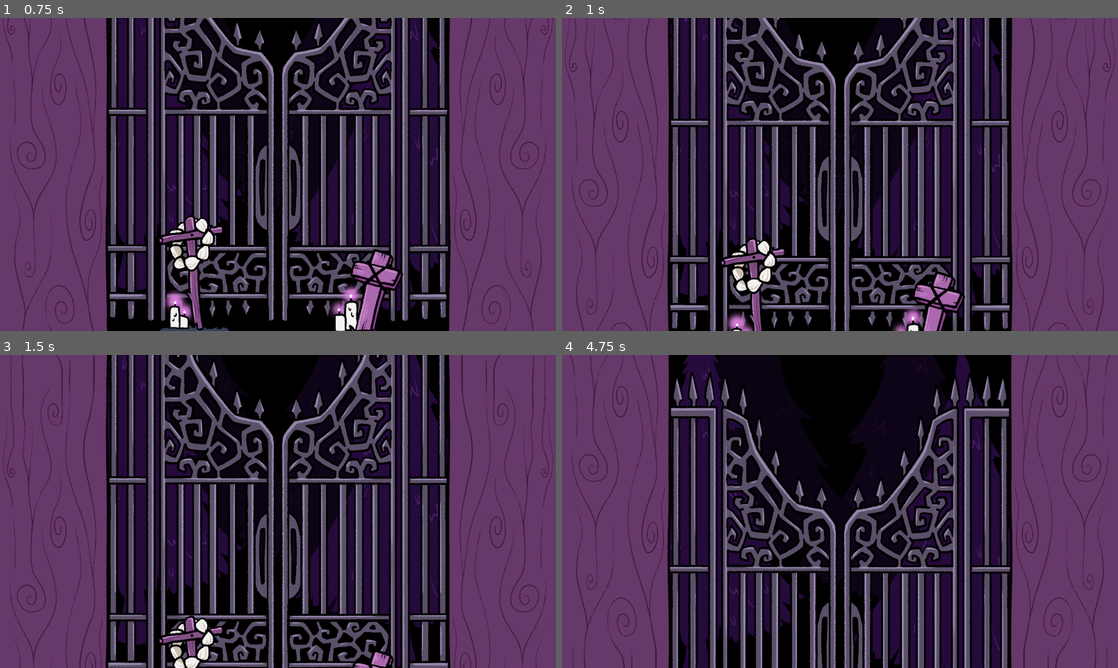
Above: before the commit, frames 1-4 (two rows, left to right).
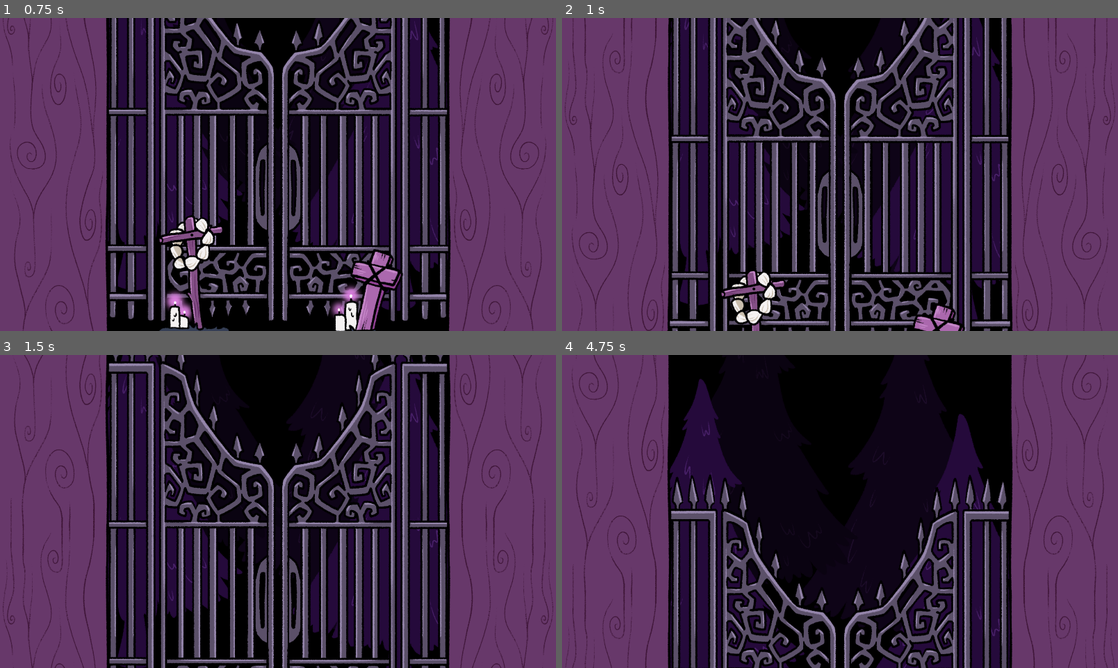
Above: after the commit, the same moments.

Repository: 100-Devs-1-Game/BabyBatClimber
Game: Godot game, scene res://level.tscn
Two runs of this game, one before a commit and one after it. Both use one fixed random seed, a clock stepped at 60 frames per second and the inputs below.
Inputs:
- Up to frame 1 (0.75 s): no input
- Up to frame 2 (1 s): tap Space (ui_select) at 0.77 s
- Up to frame 3 (1.5 s): no input
- Up to frame 4 (4.75 s): tap Space (ui_select) at 1.52, 3.02, 3.77, 4.52 s

Frame 1 is identical in both runs. In frame 2, 22% of the frame differs, in the area x 0-100%, y 0-100%; in frame 3, 24%; in frame 4, 26%.

Commit message:
Tweak player speed and position

Diff:
--- a/src/level.gd
+++ b/src/level.gd
@@ -13,7 +13,7 @@
 
 
 func _ready() -> void:
-	player.position= Vector2(1920 / 2 + width / 2 - player.width / 2, 1080 / 2)
+	player.position= Vector2(1920 / 2 + width / 2 - player.width / 2, 1080 * 0.8)
 
 	var KILL_OBJECT = preload("res://kill_object.tscn")
 	var obj: LevelObject= KILL_OBJECT.instantiate()
--- a/src/player.tscn
+++ b/src/player.tscn
@@ -9,8 +9,8 @@
 [node name="Player" type="CharacterBody2D"]
 script = ExtResource("1_4flbx")
 climb_speed = 150.0
-horizontal_speed = 800.0
-jump_boost = 500.0
+horizontal_speed = 1500.0
+jump_boost = 1500.0
 
 [node name="CollisionShape2D" type="CollisionShape2D" parent="."]
 shape = SubResource("CapsuleShape2D_oi3di")
